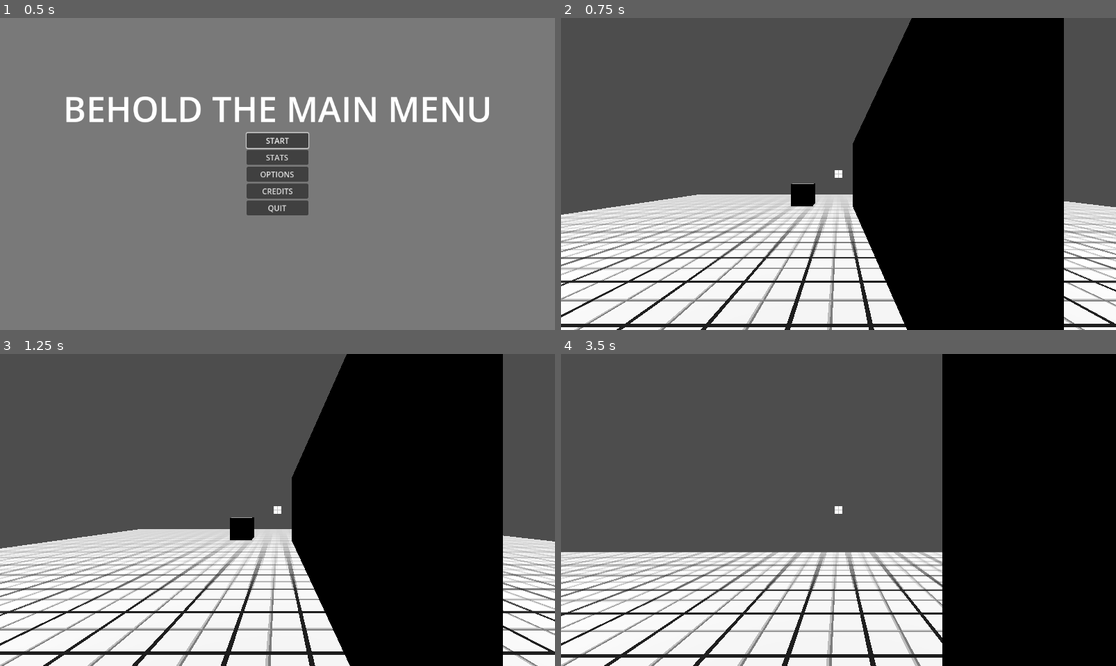
Above: before the commit, frames 1-4 (two rows, left to right).
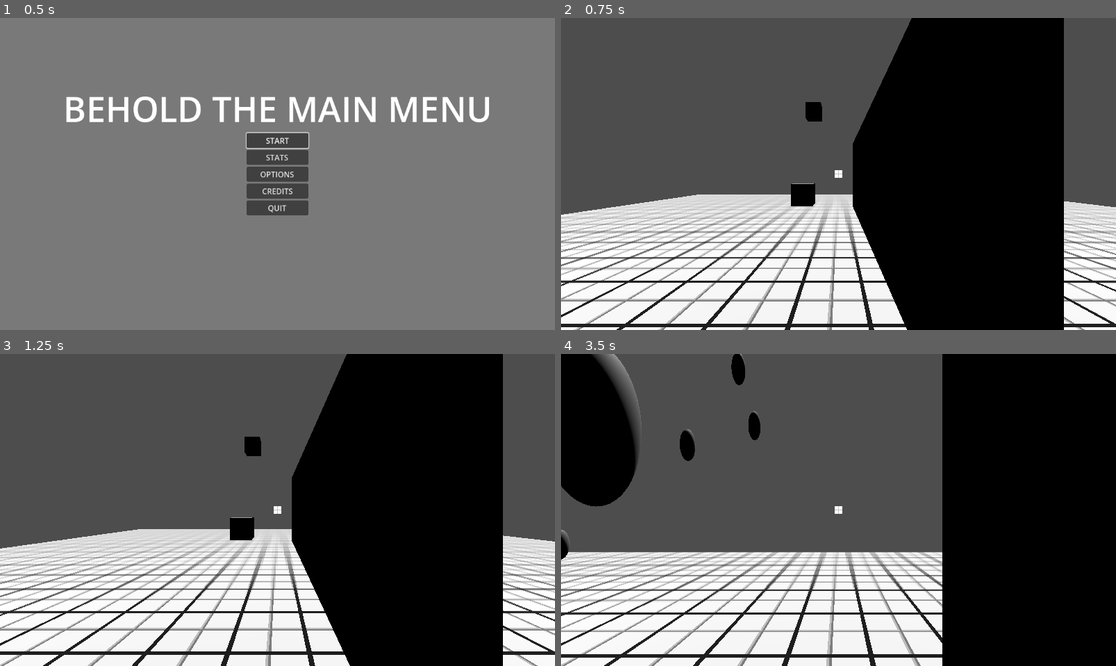
Above: after the commit, the same moments.

Repository: lucasrumney94/GodotGoneWild
Game: Godot game, scene res://Main/main_menu.tscn
Two runs of this game, one before a commit and one after it. Both use one fixed random seed, a clock stepped at 60 frames per second and the inputs below.
Inputs (mouse positions are in pixels of both pictures, inside the frame that each line leads up to):
- Up to frame 1 (0.5 s): no input
- Up to frame 2 (0.75 s): click "START" at 0.5 s
- Up to frame 3 (1.25 s): no input
- Up to frame 4 (3.5 s): tap Enter at 1.25 s; move the mouse to (866, 510) at 1.27 s; hold W (move_forward) from 1.28 s (still down); right-click (866, 510) at 1.35 s; tap Space (jump) at 1.52, 2.27 s; move the mouse to (810, 510) at 2.02 s; right-click (810, 510) at 2.1 s; move the mouse to (849, 503) at 2.77 s; right-click (849, 503) at 2.85 s

Frame 1 is identical in both runs. In frame 2, 0.2% of the frame differs, in the area x 44-48%, y 26-34%; in frame 3, 0.2%; in frame 4, 6.4%, in the area x 0-36%, y 0-66%.

Commit message:
added temporal slowdown when hitting enemies with dash

Diff:
--- a/godot-wild-tower/Main/main_game.tscn
+++ b/godot-wild-tower/Main/main_game.tscn
@@ -13,6 +13,9 @@
 
 [sub_resource type="BoxShape3D" id="BoxShape3D_8aowc"]
 size = Vector3(1, 5, 10)
+
+[sub_resource type="SphereMesh" id="SphereMesh_aawc2"]
+radius = 0.2
 
 [node name="MainGame" type="Node3D"]
 script = ExtResource("1_14x2i")
@@ -42,8 +45,22 @@
 [node name="BasicEnemy" parent="." instance=ExtResource("2_7gwpu")]
 transform = Transform3D(1, 0, 0, 0, 1, 0, 0, 0, 1, -3.05701, 1.3938, -5.21895)
 
+[node name="BasicEnemy2" parent="." instance=ExtResource("2_7gwpu")]
+transform = Transform3D(1, 0, 0, 0, 1, 0, 0, 0, 1, -3.05701, 6.56672, -9.4025)
+
+[node name="BasicEnemy3" parent="." instance=ExtResource("2_7gwpu")]
+transform = Transform3D(1, 0, 0, 0, 1, 0, 0, 0, 1, -7.24052, 9.64987, -3.15378)
+
 [node name="Player" parent="." instance=ExtResource("1_27g07")]
 transform = Transform3D(1, 0, 0, 0, 1, 0, 0, 0, 1, -1.39197, 0.749502, 4.78003)
 
 [node name="DirectionalLight3D" type="DirectionalLight3D" parent="."]
 transform = Transform3D(1, 0, 0, 0, -0.455545, 0.890213, 0, -0.890213, -0.455545, 0, 0, 0)
+
+[node name="CPUParticles3D" type="CPUParticles3D" parent="."]
+transform = Transform3D(1, 0, 0, 0, 1, 0, 0, 0, 1, 0, 41.756, 0)
+amount = 500
+lifetime = 3.0
+mesh = SubResource("SphereMesh_aawc2")
+emission_shape = 3
+emission_box_extents = Vector3(14, 1, 14)
--- a/godot-wild-tower/Objects/Player/player.gd
+++ b/godot-wild-tower/Objects/Player/player.gd
@@ -14,6 +14,9 @@
 
 var is_jumping: bool = false
 var is_dashing: bool = false
+
+var dash_tween: Tween = null
+var time_tween: Tween = null
 
 var acceleration: float = 5
 var current_acceleration: float = 0.0
@@ -165,6 +168,7 @@
 
 
 func update_camera(delta: float, rotation_input: float, tilt_input: float):
+	delta = delta / Engine.time_scale
 	mouse_rotation.x += tilt_input * delta
 	mouse_rotation.x = clamp(mouse_rotation.x, tilt_lower_limit, tilt_upper_limit)
 	mouse_rotation.y += rotation_input * delta
@@ -240,11 +244,14 @@
 		return
 
 	is_dashing = true
-	var tween: Tween = create_tween()
-	tween.set_process_mode(Tween.TWEEN_PROCESS_PHYSICS)
-	tween.chain()
-	tween.tween_property(self, "global_position", enemy.position, 0.3)
-	tween.tween_callback(dash_end)
+	if dash_tween != null:
+		dash_tween.kill()
+	kill_time_tween()
+	dash_tween = create_tween()
+	dash_tween.set_process_mode(Tween.TWEEN_PROCESS_PHYSICS)
+	dash_tween.chain()
+	dash_tween.tween_property(self, "global_position", enemy.position, 0.3)
+	dash_tween.tween_callback(dash_end.bind(true))
 
 
 func dash_forward():
@@ -258,17 +265,36 @@
 	if shapecast.is_colliding():
 		var collision_frac: float = shapecast.get_closest_collision_safe_fraction()
 		target_vec = target_vec * collision_frac
-	var tween: Tween = create_tween()
-	tween.set_process_mode(Tween.TWEEN_PROCESS_PHYSICS)
-	tween.chain()
-	tween.tween_property(self, "global_position", global_position + target_vec, 0.3)
-	tween.tween_callback(dash_end)
-
-
-func dash_end():
+	if dash_tween != null:
+		dash_tween.kill()
+	kill_time_tween()
+	dash_tween = create_tween()
+	dash_tween.set_process_mode(Tween.TWEEN_PROCESS_PHYSICS)
+	dash_tween.chain()
+	dash_tween.tween_property(self, "global_position", global_position + target_vec, 0.3)
+	dash_tween.tween_callback(dash_end)
+
+
+func dash_end(do_temporal_shift: bool = false):
 	is_dashing = false
 	%BodyShapeCast.target_position = Vector3.ZERO
-	#TODO possibly start a brief temporal slowdown
+	#TO/DO possibly start a brief temporal slowdown
+	if do_temporal_shift:
+		temporal_shift()
+
+
+func temporal_shift():
+	if time_tween != null:
+		time_tween.kill()
+	Engine.time_scale = 0.1
+	time_tween = create_tween()
+	time_tween.tween_property(Engine, "time_scale", 1.0, 1.0).set_ease(Tween.EASE_IN)
+
+
+func kill_time_tween():
+	if time_tween != null:
+		time_tween.kill()
+	Engine.time_scale = 1.0
 
 
 func check_eye_ray():
Not shown: 1 places in godot-wild-tower/Main/main_game.tscn that only renumber resources
